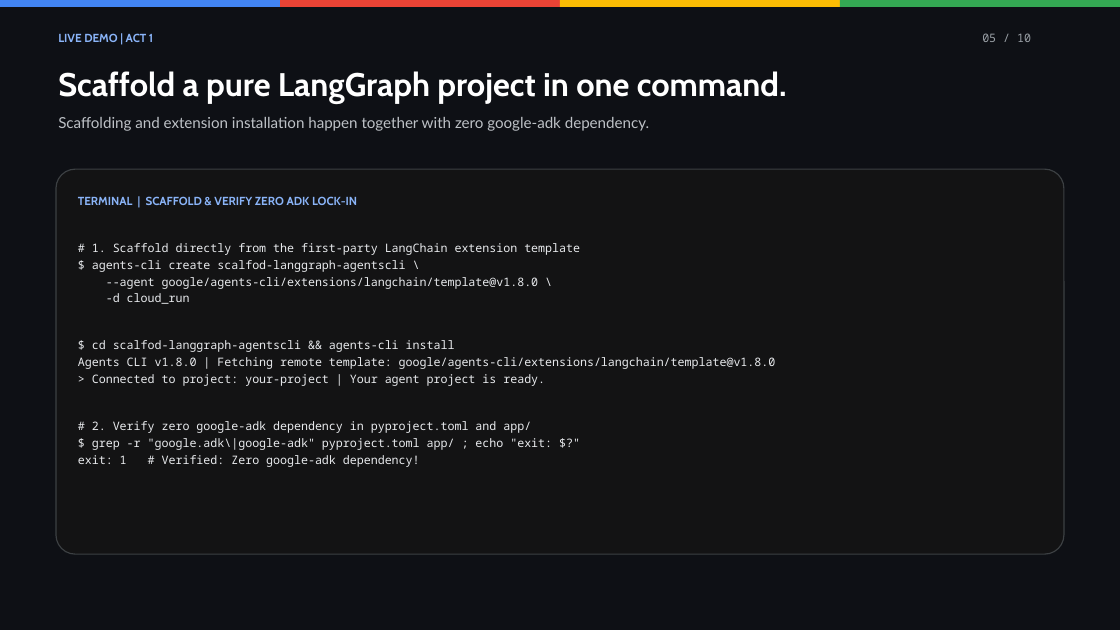
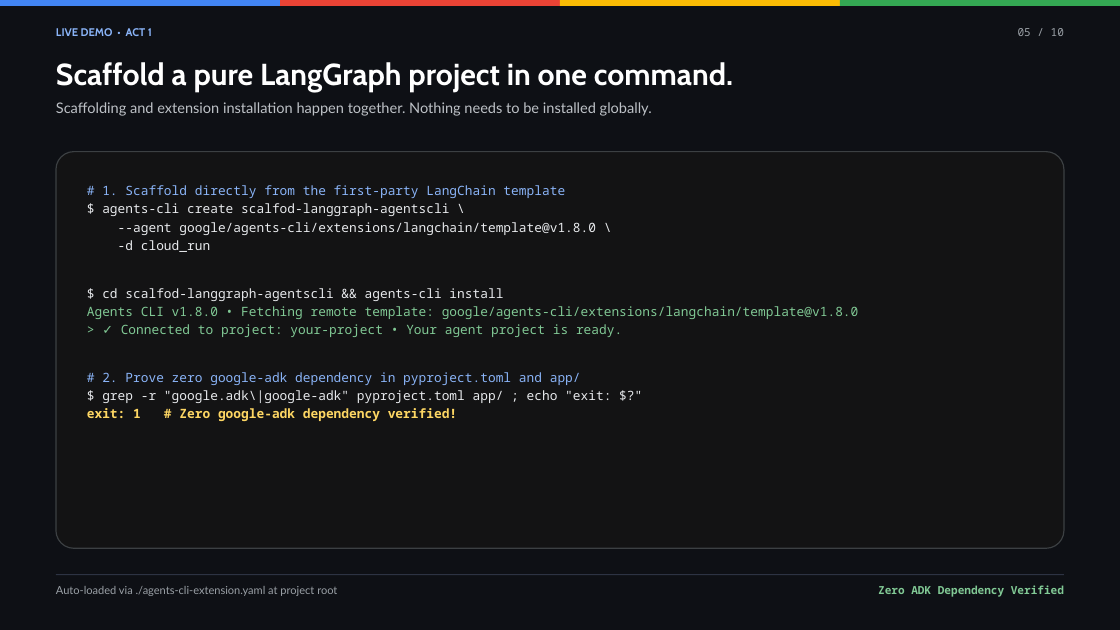
Before and after one commit to sanketbisne/scalfod-langgraph-agentscli, a slide deck: slide 5 of docs/Cloud_Next_27_Agents_CLI_LangGraph.pptx. Drawn at 1120x630 pixels with LibreOffice and Linux fonts; fonts in the diff are those of the drawing. Boxes give left, top, right and bottom in pixels: in the first picture for what was removed or moved away, otherwise in the second. Text is boxed around its words. In the diff, an @@ line names an element or a change of style, - is before the commit and + after.

Commit message:
docs: achieve 1-to-1 visual parity between HTML deck, PPTX, and Google Slides Apps Script

```diff
--- a/docs/Cloud_Next_27_Agents_CLI_LangGraph.pptx
+++ b/docs/Cloud_Next_27_Agents_CLI_LangGraph.pptx
@@ text at box(56, 28, 152, 36): text changed; size 10 to 9.5 pt @@
-LIVE DEMO | ACT 1
+LIVE DEMO • ACT 1
@@ text "05 / 10": place and size @@
-text "05 / 10" at box(982, 33, 1031, 42)
+text "05 / 10" at box(1018, 28, 1064, 36)
@@ text "05 / 10" at box(1018, 28, 1064, 36): size 10 to 9.5 pt; alignment left to right; line spacing 1.2 to 1.18 @@
@@ text "Scaffold a pure LangGraph project ..." at box(56, 62, 733, 93): size 28 to 26 pt; line spacing 1.2 to 1.18 @@
@@ text at box(56, 102, 652, 116): text changed; size 13 to 12.5 pt @@
-Scaffolding and extension installation happen together with zero google-adk dependency.
+Scaffolding and extension installation happen together. Nothing needs to be installed globally.
@@ rounded rectangle "# 1. Scaffold directly from ...": place and size @@
-rounded rectangle "# 1. Scaffold directly from ..." at box(56, 169, 1065, 554)
+rounded rectangle "# 1. Scaffold directly from ..." at box(56, 152, 1065, 549)
@@ rounded rectangle "# 1. Scaffold directly from ..." at box(56, 152, 1065, 549): proportions changed @@
@@ text in rounded rectangle at box(102, 185, 565, 198): text changed; size 10 to 11 pt; text colour #E8EAED to #8AB4F8 @@
-TERMINAL | SCAFFOLD & VERIFY ZERO ADK LOCK-IN
-# 1. Scaffold directly from the first-party LangChain extension template
+# 1. Scaffold directly from the first-party LangChain template
@@ text in rounded rectangle at box(102, 203, 611, 403): size 10 to 11 pt in "$ agents-cli create scalfod-langgraph-agentscli \", "--agent google/agents-cli/extensions/langchain/template@v1.8 ...", "-d cloud_run", "$ cd scalfod-langgraph-agentscli && agents-cli install" and 1 more places; line spacing 1.2 to 1.18 @@
@@ text in rounded rectangle at box(87, 306, 859, 385): text changed; size 10 to 11 pt; text colour #E8EAED to #81C995 @@
-Agents CLI v1.8.0 | Fetching remote template: google/agents-cli/extensions/langchain/template@v1.8.0
-> Connected to project: your-project | Your agent project is ready.
-# 2. Verify zero google-adk dependency in pyproject.toml and app/
+Agents CLI v1.8.0 • Fetching remote template: google/agents-cli/extensions/langchain/template@v1.8.0
+> ✓ Connected to project: your-project • Your agent project is ready.
+# 2. Prove zero google-adk dependency in pyproject.toml and app/
@@ text in rounded rectangle at box(87, 408, 457, 421): text changed; size 10 to 11 pt; text colour #E8EAED to #FDD663; bold on @@
-exit: 1 # Verified: Zero google-adk dependency!
+exit: 1 # Zero google-adk dependency verified!
@@ rectangle added at box(56, 574, 1065, 575), fill #2D3343 @@
@@ text added at box(56, 586, 337, 596), 9.5 pt, text #9AA0A6 @@
+Auto-loaded via ./agents-cli-extension.yaml at project root
@@ text added at box(878, 585, 1064, 597), 9.5 pt, text #81C995, bold @@
+Zero ADK Dependency Verified
```
Also in this commit, not shown: 9 other slides changed, 2 other files.
